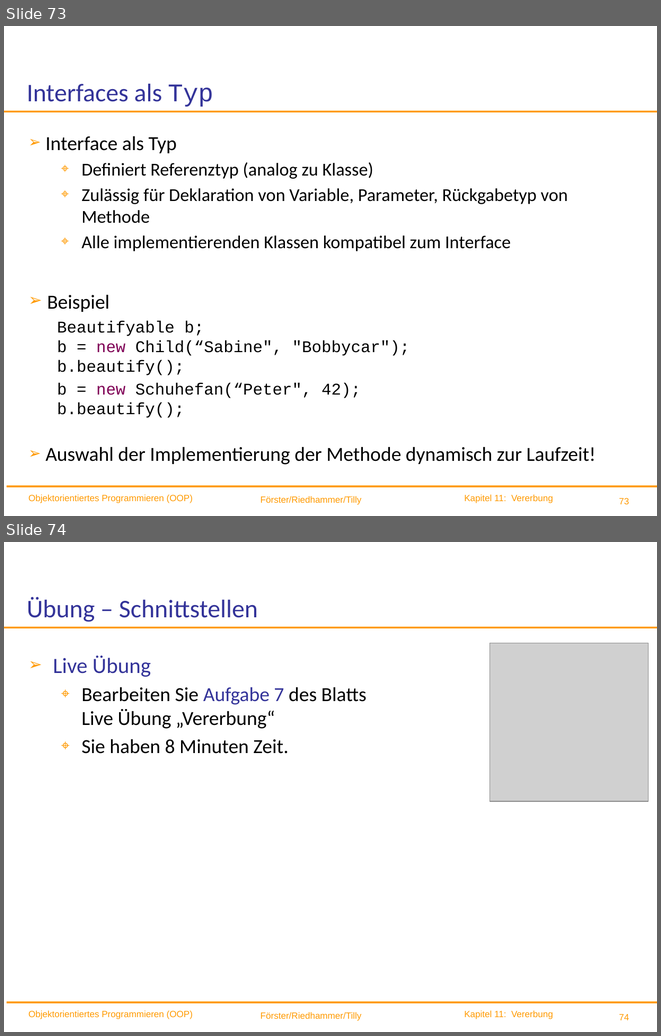
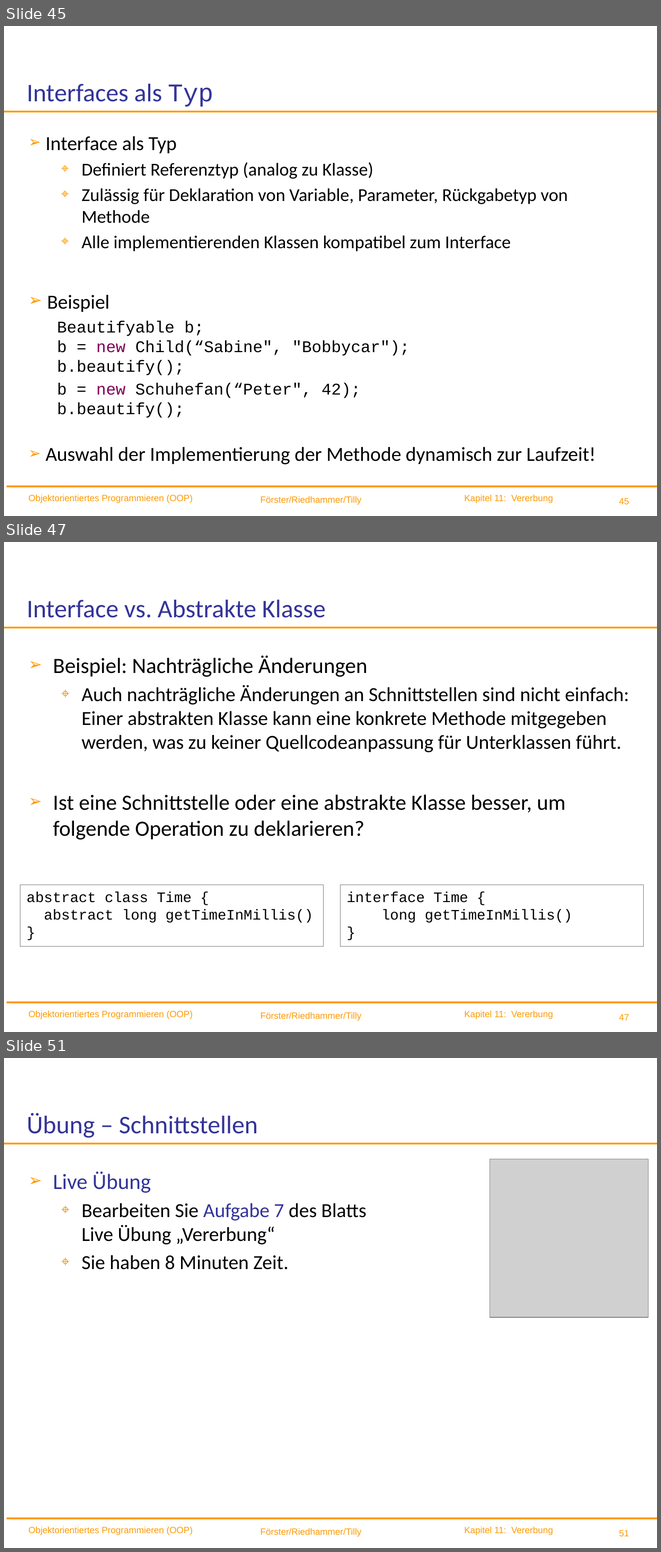
Before and after one commit to ingexue/hsro-wif-oop.github.io, a slide deck: 11-vererbung/vererbung.pptx. Shown one above the other, each under a label of ours: slides 73 and 74 before the commit, slides 45, 47 and 51 after it; the slides between them are not shown. The pictures are 661x1036 and 661x1552 pixels, drawn with LibreOffice and Linux fonts; fonts in the diff are those of the drawing; grey boxes stand for pictures; background and template pictures are left out. Boxes give left, top, right and bottom in pixels: in the first picture for what was removed or moved away, otherwise in the second. Text is boxed around its words. In the diff, an @@ line names an element or a change of style, - is before the commit and + after.

```diff
--- a/11-vererbung/vererbung.pptx
+++ b/11-vererbung/vererbung.pptx
@@ slide 47 added at [4, 542, 657, 1032], background #FFFFFF; not listed: 6 template elements that a slide beside it also shows @@
@@ title added at [27, 599, 326, 618], 28 pt, text #333399 @@
+Interface vs. Abstrakte Klasse
@@ text added at [53, 655, 629, 839], 22 pt, text #000000 @@
+➢ Beispiel: Nachträgliche Änderungen
+  ⌖ Auch nachträgliche Änderungen an Schnittstellen sind nicht einfach: Einer abstrakten Klasse kann eine konkrete Methode mitgegeben werden, was zu keiner Quellcodeanpassung für Unterklassen führt.
+➢ Ist eine Schnittstelle oder eine abstrakte Klasse besser, um folgende Operation zu deklarieren?
@@ rectangle added at [20, 885, 324, 946], outline #808080 0.75 pt, 16 pt, text #000000 @@
+abstract class Time {
+abstract long getTimeInMillis()
+}
@@ rectangle added at [340, 885, 644, 946], outline #808080 0.75 pt, 16 pt, text #000000 @@
+interface Time {
+long getTimeInMillis()
+}
@@ what was slide 73 is now slide 45 @@
@@ page number at [619, 498, 629, 504]: text changed @@
-73
+45
@@ what was slide 74 is now slide 51 @@
@@ page number at [619, 1530, 629, 1536]: text changed @@
-74
+51
```
Also in this commit, not shown: 11 slides changed, 10 other slides added, 34 slides removed, 11 other files.
